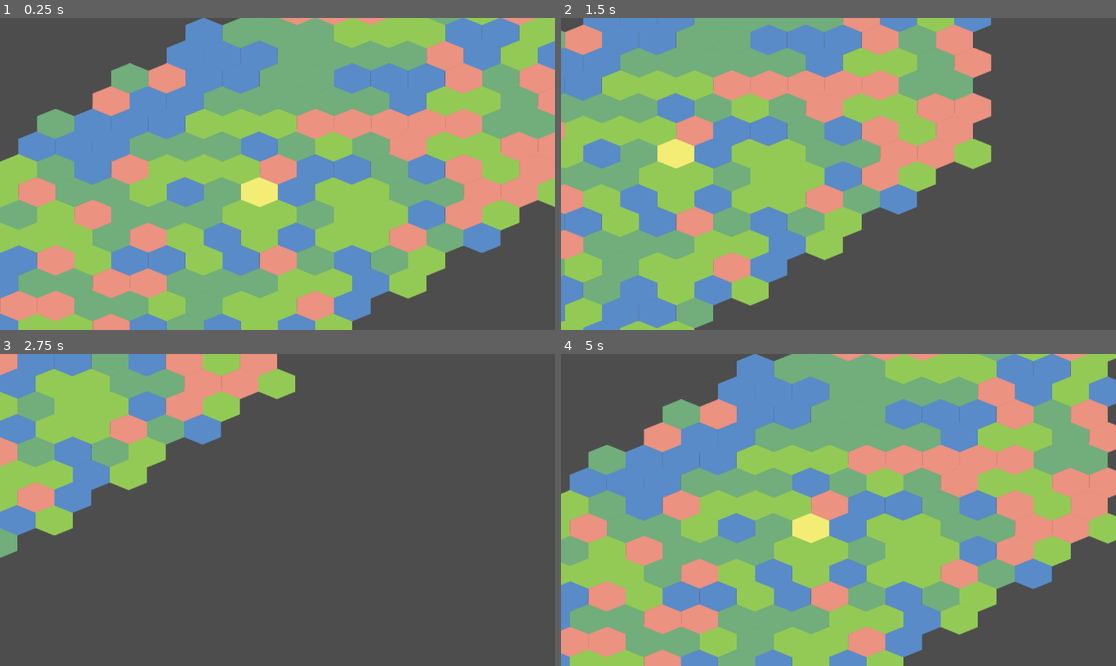
Above: before the commit, frames 1-4 (two rows, left to right).
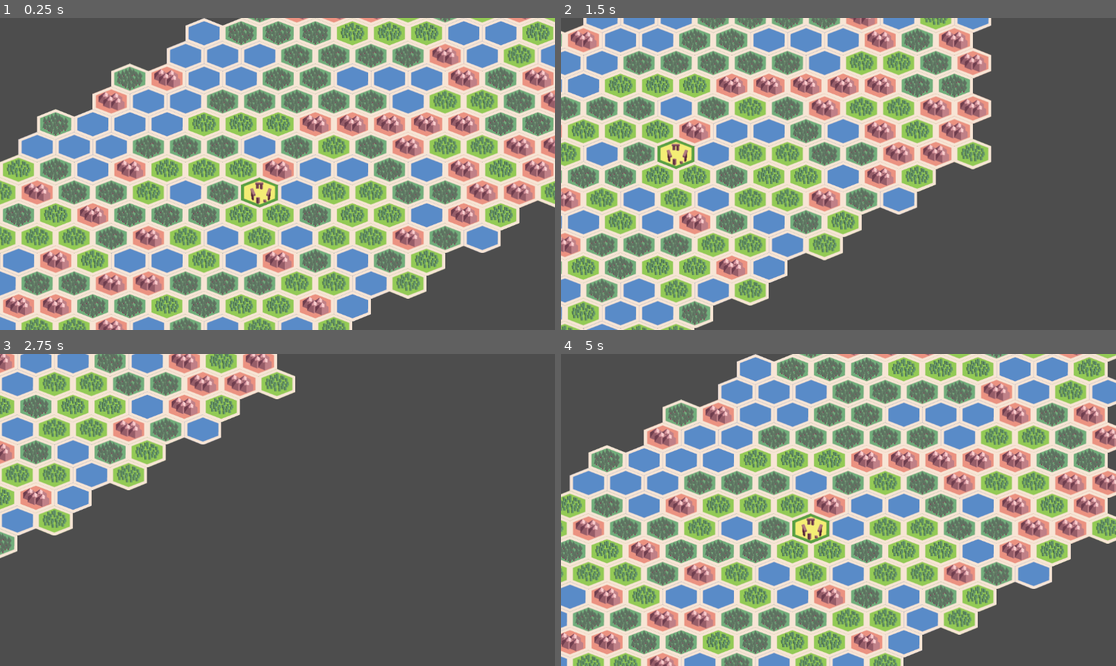
Above: after the commit, the same moments.

Repository: Gitchegumi/Violence-of-Action
Game: Godot game, scene res://scenes/tileMap.tscn
The game is run twice, just before and just after one commit, with the same random seed, the same clock (stepped at 60 frames per second) and the same inputs.
Inputs:
- Up to frame 1 (0.25 s): no input
- Up to frame 2 (1.5 s): tap Enter at 0.5 s; hold Right (ui_right) 0.53-1.28 s; hold Down (ui_down) from 1.28 s (still down)
- Up to frame 3 (2.75 s): release Down (ui_down) at 2.03 s; hold Right (ui_right) from 2.03 s (still down)
- Up to frame 4 (5 s): release Right (ui_right) at 2.78 s; hold Up (ui_up) 2.78-3.53 s; hold Left (ui_left) from 3.53 s (still down)

The runs differ from the first frame. In frame 1, 53% of the frame differs, in the area x 0-100%, y 0-100%; in frame 2, 39%; in frame 3, 12%; in frame 4, 53%.

Commit message:
Updated tile images and fixed logic for placing new tiles

Diff:
--- a/scenes/tileMap.tscn
+++ b/scenes/tileMap.tscn
@@ -1,18 +1,27 @@
 [gd_scene load_steps=5 format=3 uid="uid://c6i7i5yoovjsh"]
 
-[ext_resource type="Texture2D" uid="uid://dt4asd0lt3eew" path="res://assets/images/tile-sets/spaced-tiles.png" id="1_sfcjx"]
+[ext_resource type="Texture2D" uid="uid://bmcm0no38b5ve" path="res://assets/images/tile-sets/Placeholder Tiles.png" id="1_vai0s"]
 [ext_resource type="Script" uid="uid://dcdpjggtfn1pj" path="res://scripts/tile_map.gd" id="2_vai0s"]
 
-[sub_resource type="TileSetAtlasSource" id="TileSetAtlasSource_vai0s"]
-texture = ExtResource("1_sfcjx")
-margins = Vector2i(22, 22)
-separation = Vector2i(20, 0)
+[sub_resource type="TileSetAtlasSource" id="TileSetAtlasSource_r4mkq"]
+texture = ExtResource("1_vai0s")
+margins = Vector2i(1, 0)
 texture_region_size = Vector2i(77, 63)
 0:0/0 = 0
+0:0/0/terrain_set = 0
+0:0/0/terrain = 4
+1:0/0 = 0
+1:0/0/terrain_set = 0
+1:0/0/terrain = 0
+2:0/0 = 0
+2:0/0/terrain_set = 0
+2:0/0/terrain = 1
 3:0/0 = 0
-6:0/0 = 0
-7:0/0 = 0
-8:0/0 = 0
+3:0/0/terrain_set = 0
+3:0/0/terrain = 2
+4:0/0 = 0
+4:0/0/terrain_set = 0
+4:0/0/terrain = 3
 
 [sub_resource type="TileSet" id="TileSet_ha2v4"]
 tile_shape = 3
@@ -28,10 +37,9 @@
 terrain_set_0/terrain_3/color = Color(0.34902, 0.545098, 0.784314, 1)
 terrain_set_0/terrain_4/name = "Objective"
 terrain_set_0/terrain_4/color = Color(0.956863, 0.929412, 0.458824, 1)
-sources/0 = SubResource("TileSetAtlasSource_vai0s")
+sources/0 = SubResource("TileSetAtlasSource_r4mkq")
 
 [node name="TileMapLayer" type="TileMapLayer"]
-position = Vector2(-1, -1)
 tile_set = SubResource("TileSet_ha2v4")
 script = ExtResource("2_vai0s")
 
--- a/scripts/tile_map.gd
+++ b/scripts/tile_map.gd
@@ -12,11 +12,11 @@
 }
 
 const TERRAIN_TO_ATLAS_COORD = {
-	TerrainType.FIELD: Vector2i(6, 0),
-	TerrainType.FOREST: Vector2i(7, 0),
-	TerrainType.WATER: Vector2i(0, 0),
-	TerrainType.MOUNTAIN: Vector2i(8, 0),
-	TerrainType.OBJECTIVE: Vector2i(3, 0)
+	TerrainType.FIELD: Vector2i(1, 0),
+	TerrainType.FOREST: Vector2i(2, 0),
+	TerrainType.WATER: Vector2i(4, 0),
+	TerrainType.MOUNTAIN: Vector2i(3, 0),
+	TerrainType.OBJECTIVE: Vector2i(0, 0)
 }
 
 # The radius of the hexagonal map in tiles.
Binary file added: assets/images/tile-sets/Placeholder Tiles.png
Binary file removed: assets/images/tile-sets/spaced-tiles.png
Not shown, changed: assets/images/tile-sets/Hex - IDland AI.ai
